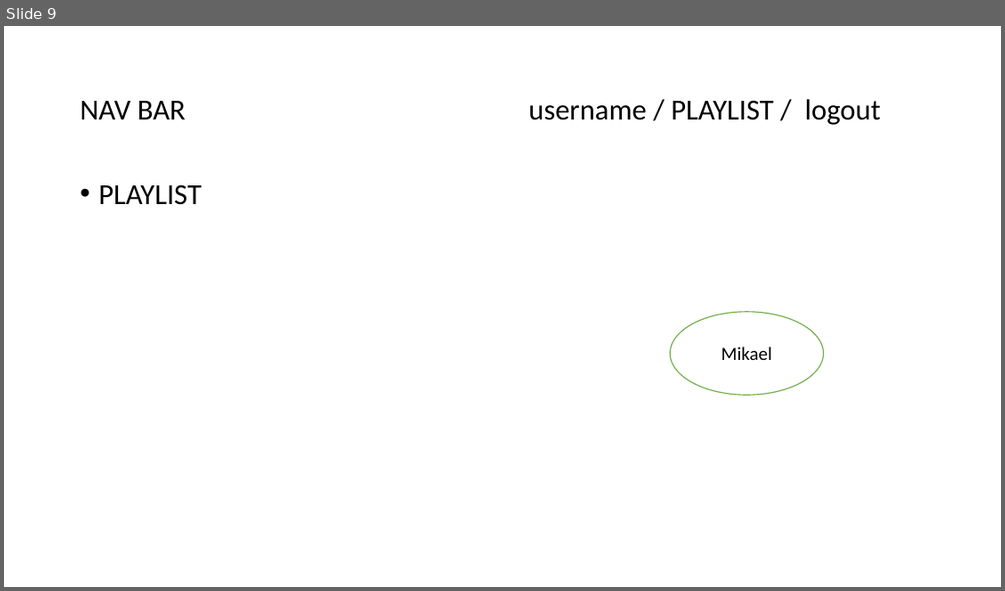
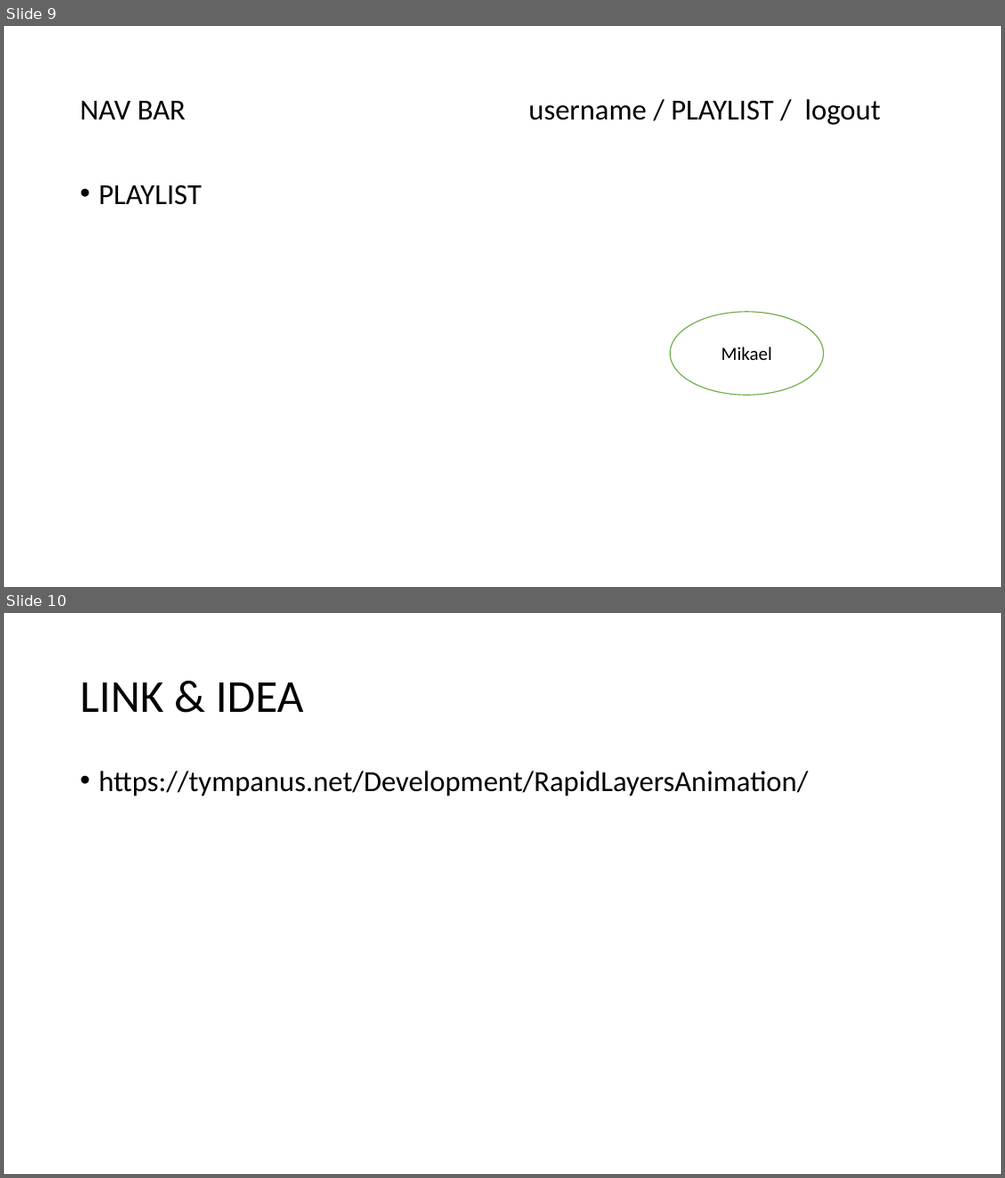
Before and after one commit to vsajenko/CrazyMovie, a slide deck: CrazyMovies.pptx. Shown one above the other, each under a label of ours: slide 9 before the commit, slides 9 and 10 after it. The pictures are 1005x591 and 1005x1178 pixels, drawn with LibreOffice and Linux fonts; fonts in the diff are those of the drawing. Boxes give left, top, right and bottom in pixels: in the first picture for what was removed or moved away, otherwise in the second. Text is boxed around its words. In the diff, an @@ line names an element or a change of style, - is before the commit and + after.

```diff
--- a/CrazyMovies.pptx
+++ b/CrazyMovies.pptx
@@ slide 10 added at (x1=4, y1=613, x2=1001, y2=1174), background #FFFFFF @@
@@ title added at (x1=80, y1=682, x2=304, y2=712), 44 pt, text #000000 @@
+LINK & IDEA
@@ text added at (x1=98, y1=771, x2=808, y2=796), 28 pt, text #000000 @@
+• https://tympanus.net/Development/RapidLayersAnimation/
```
Also in this commit, not shown: 9 other files.
